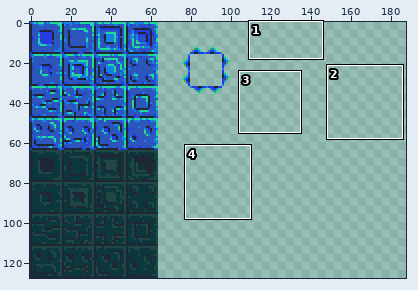
One commit to this pixel-art file: assets/aseprite/underwater tile.aseprite. The picture above shows the old version from afar; the outline marks the close-up.
Close-up. Before the commit:
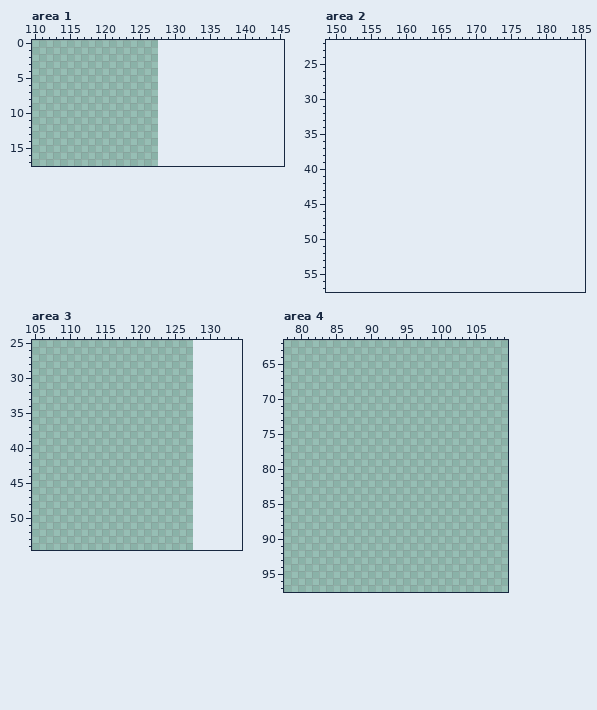
128x128 pixels, 1 frame. Shown: area 1: x 110..145, y 0..17; area 2: x 149..185, y 22..57; area 3: x 105..134, y 25..54; area 4: x 78..109, y 62..97. The old version is drawn lined up with the new one, on the new canvas. The wide view leaves out empty margins.
New version:
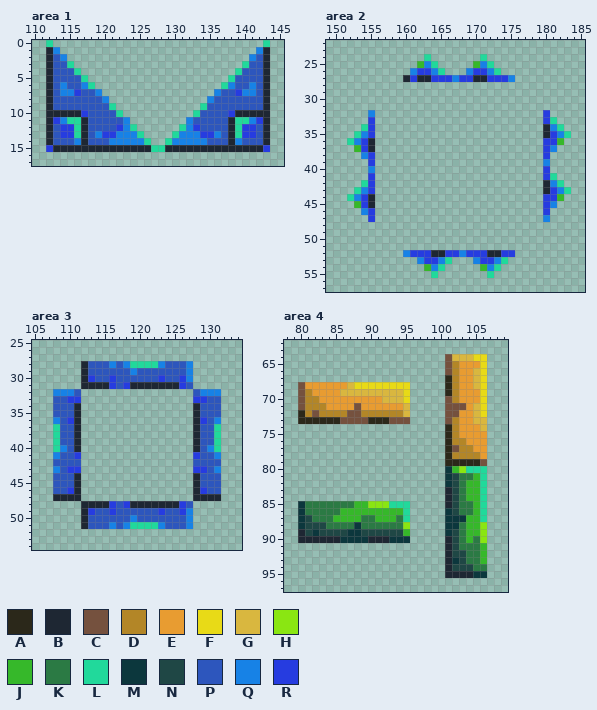
Palette (. is transparent): A #2b281a  B #1e2733  C #75513e  D #b38627  E #e89c31  F #e8da17  G #d9b73f  H #8ae612  J #36b82a  K #2b7a44  L #21d99b  M #0c373d  N #1f4745  P #2d56bd  Q #1782e6  R #263ce0
Changes in this commit:
canvas 128x128 -> 192x128
Changed rows in their new state; - is an unchanged pixel.
Area 1:
first column x 112:
 0 L------------------------------L
 1 BQ----------------------------QB
 2 BPQ--------------------------QPB
 3 BPPL------------------------LPPB
 4 BPPPL----------------------LPPPB
 5 BPPPPL--------------------LPPPPB
 6 BPQPPQL------------------LQPPQPB
 7 BPQQRPPQ----------------QPPRQQPB
 8 BPPPPPPPQ--------------QPPPPPPPB
 9 BPPPPPPPPL------------LPPPPPPPPB
10 BBBBBRPPPPL----------LPPPPRBBBBB
11 BRQLLBPPPPPQ--------QPPPPPBLLQRB
12 BPRRLBPPPPRQL------LQRPPPPBLRRPB
13 BPRRLBPQRRQQQL----LQQQRRQPBLRRPB
14 BPPPQBPPPQQQQQL--LQQQQQPPPBQPPPB
15 RBBBBBBBBBBBBBBLLBBBBBBBBBBBBBBR
Area 2:
first column x 160:
24 ---L-------L----
25 --JQL-----JQL---
26 -QRRQL---QRRQL--
27 BRBBRRRQRRBBRRRQ
first column x 152:
32 ---Q------------------------R---
33 ---R------------------------RL--
34 --LR------------------------BQL-
35 -LQR------------------------BRQL
36 LQRB------------------------RRJ-
37 -JRB------------------------RQ--
38 --QR------------------------R---
39 ---R------------------------Q---
40 ---Q------------------------R---
41 ---R------------------------RL--
42 --LR------------------------BQL-
43 -LQR------------------------BRQL
44 LQRB------------------------RRJ-
45 -JRB------------------------RQ--
46 --QR------------------------R---
47 ---R------------------------Q---
first column x 160:
52 QRRRBBRRQRRRBBRR
53 --QRRQL---QRRQL-
54 ---JQL-----JQL--
55 ----L-------L---
Area 3:
first column x 108:
28 ----BPPPQPQLLLLQPPPQ----
29 ----BPPPPPPQPPPPPPPQ----
30 ----BRPPRPPPPPPRPPRQ----
31 ----BBBBRPRBBBBBBBRP----
32 QQQP----------------PQQQ
33 PPRR----------------RRPP
34 PPPB----------------BPPP
35 PPPB----------------BPPP
36 QPRB----------------BRPQ
37 LPPB----------------BPPL
38 LPPB----------------BPPL
39 LPPB----------------BPPL
40 LQPB----------------BPQL
41 QPPR----------------RPPQ
42 PPPP----------------PPPP
43 QPRR----------------RRPQ
44 PPPB----------------BPPP
45 PPPB----------------BPPP
46 PPRB----------------BRPP
47 BBBB----------------BBBB
48 ----BBBBRPRBBBBBBBRP----
49 ----BRPPRPPPPPPRPPRQ----
50 ----BPPPPPPQPPPPPPPQ----
51 ----BPPPQPQLLLLQPPPQ----
Area 4:
first column x 80:
64 ---------------------CGGGFF
65 ---------------------CDEEEF
66 ---------------------CDEEGF
67 ---------------------ADEEGF
68 CEEEEEEGFFFFFFFF-----ADEEGF
69 CDEEEEGGGGGGGGGF-----ADEEEF
70 CDDEEEEEEEEEGGGF-----CDEEEF
71 CDDDEEEECEEEEEEG-----CCCEGF
72 ADCDDDDCCDDDDDDG-----CCEEGF
73 AAAAAACCCCAAACCC-----CDEEGG
74 ---------------------ADEEEG
75 ---------------------ADEEEE
76 ---------------------ADDEEE
77 ---------------------ACDDEE
78 ---------------------ADDDDE
79 ---------------------AAAAAC
80 ---------------------MJHLLL
81 ---------------------MNKKJL
82 ---------------------MNKJJL
83 ---------------------BNKJJL
84 ---------------------BNKJJL
85 MKKKKKKKJJHHHLLL-----BNKKJL
86 MKKKKKJJJJJJJJJL-----MNKKJL
87 MNKKKJJJJKKJJJKL-----MMMJJL
88 MNNNKKKKMKKKKKKH-----MMKJJH
89 BNMNNNNMMNNNNNNJ-----MNKJJH
90 BBBBBBMMMMBBBMMM-----BNKJKH
91 ---------------------BNKKKJ
92 ---------------------BNNKKJ
93 ---------------------BMNKKJ
94 ---------------------BNNNKK
95 ---------------------BBBBMM
